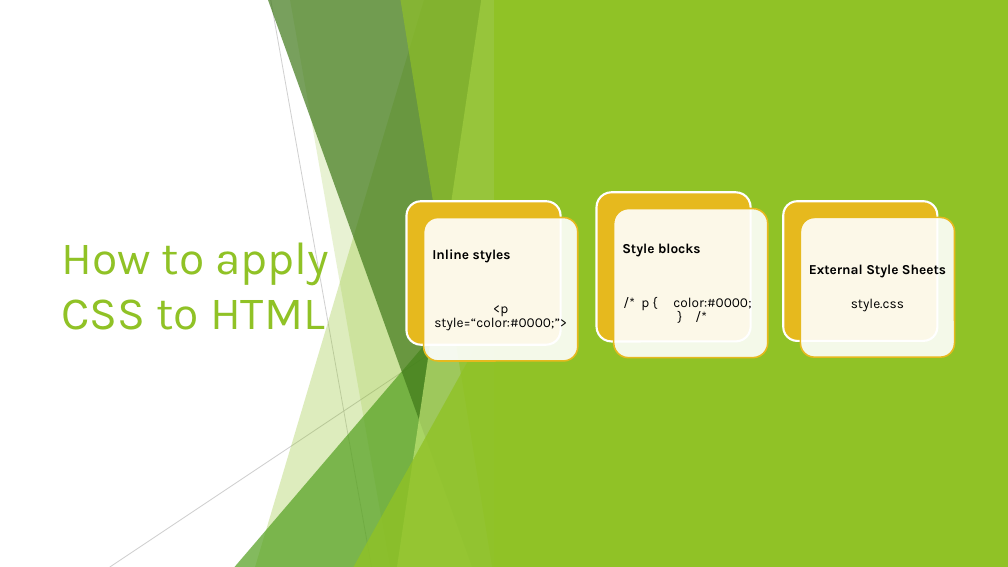
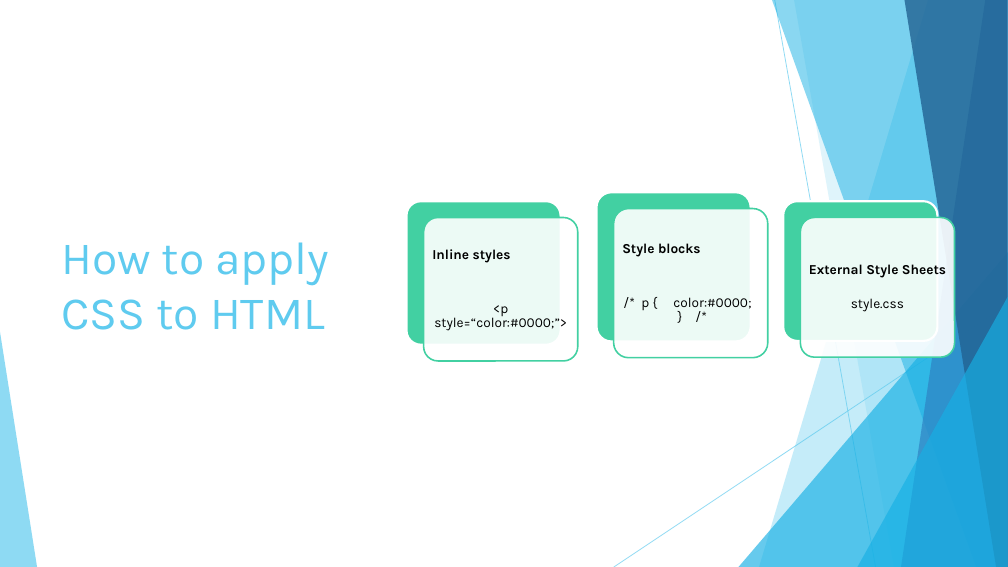
Before and after one commit to anumsh/Introduction-To-CSS, a slide deck: slide 3 of Introduction-to-CSS.pptx. Drawn at 1008x567 pixels with LibreOffice and Linux fonts; fonts in the diff are those of the drawing. Boxes give left, top, right and bottom in pixels: in the first picture for what was removed or moved away, otherwise in the second. Text is boxed around its words. In the diff, an @@ line names an element or a change of style, - is before the commit and + after.

```diff
--- a/Introduction-to-CSS.pptx
+++ b/Introduction-to-CSS.pptx
@@ rectangle removed at [0, 0, 1008, 567] @@
@@ rectangle removed at [495, 0, 1008, 567] @@
@@ freeform shape at [759, 0, 1008, 567]: fill #90C226 at 30% opacity to #5FCBEF at 36% opacity @@
@@ freeform shape at [772, 0, 1008, 567]: fill #3F7819 at 70% opacity to #17B0E4 at 50% opacity @@
@@ line (775, 0) - (876, 567): stroke #BFBFBF 0.75 pt to #5FCBEF 0.75 pt @@
@@ freeform shape at [794, 0, 1008, 567]: fill #90C226 at 20% opacity to #5FCBEF at 20% opacity @@
@@ freeform shape at [901, 0, 1008, 567]: fill #C0E474 at 70% opacity to #2E83C3 at 70% opacity @@
@@ freeform shape at [904, 0, 1008, 567]: fill #90C226 at 65% opacity to #226292 at 80% opacity @@
@@ title "How to apply CSS to ..." at [61, 242, 329, 330]: text colour #90C226 to #5FCBEF @@
@@ fill #E6B91E to #42D0A2 in 3 elements at [407, 201, 561, 345], [597, 192, 751, 341], [783, 201, 938, 341] @@
@@ outline #E6B91E 1.5 pt to #42D0A2 1.5 pt in 3 elements at [423, 218, 578, 361], [614, 209, 768, 358], [801, 218, 955, 358] @@
@@ triangle at [739, 252, 1008, 567]: fill #54A021 at 72% opacity to #17B0E4 at 66% opacity @@
@@ group removed at [110, 0, 504, 567]: 5 freeform shapes, 2 lines, 2 triangles @@
@@ triangle at [858, 297, 1008, 567]: fill #90C226 at 80% opacity to #17B0E4 at 66% opacity @@
@@ line (1008, 305) - (614, 567): stroke #D9D9D9 0.75 pt to #5FCBEF 0.75 pt @@
@@ triangle at [0, 332, 37, 567]: fill #90C226 at 85% opacity to #5FCBEF at 70% opacity @@
```
Also in this commit, not shown: 39 other slides changed, 5 slides added, 1 other file.
